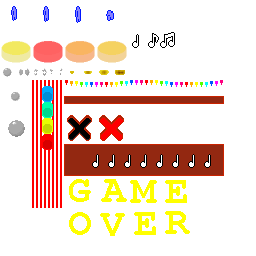
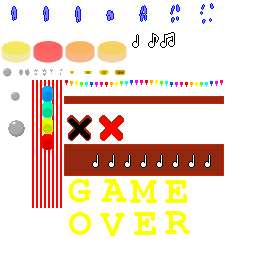
Revision of a layered 256px x 256px image; what changed, layer by layer:
painted on "Pasted Layer #3" over 139, 3, 214, 24
